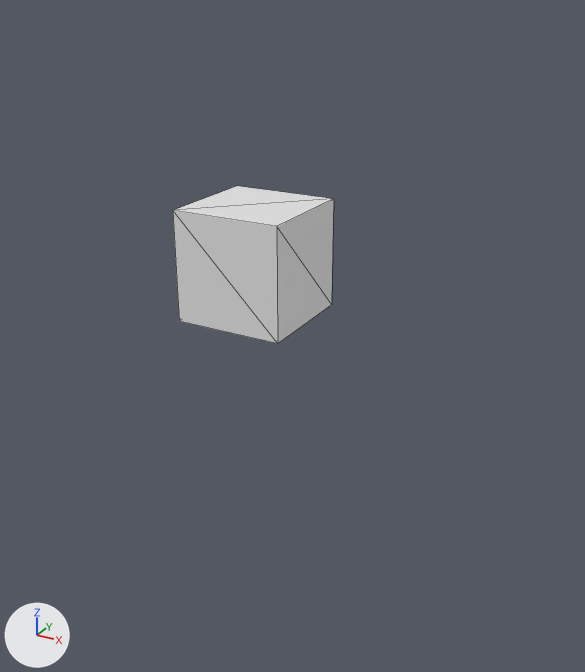
Two versions of the glTF model assets/cube.glb, one commit apart.
Rendered twice from a 50 mm lens placed at (7.12, -11.62, 4.51), pointed at (0.44, 0.53, -1.57). The lights are fixed; the arrows at lower left show +X, +Y and +Z. The first picture is the older version. Mesh edges are drawn as thin lines. Vertices at exactly the same position are counted once.

Script lines for the objects in view, before the commit:
```python
me_cube = bpy.data.meshes.new('Cube')
me_cube.from_pydata(...)  # a box spanning x -1.0..1.0, y -1.0..1.0, z -1.0..1.0
me_cube.materials.append(mat_material)  # white #e7e7e7
ob_cube = bpy.data.objects.new('Cube', me_cube)
ob_cube.location = (0.0, 0.0, 0.0)
```
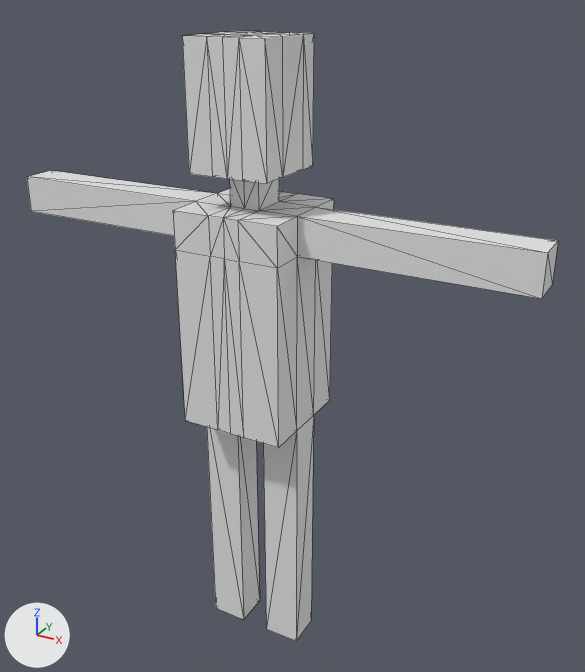
Boxes [x1, y1, x2, y2] around the edits, measured in the pictures (585 x 672 px):
'Cube', reshaped (228% wider, 284% taller): before [173, 186, 334, 344]; after [27, 31, 558, 641]

The change in detail:
me_cube is used by ob_cube; location (0.0, 0.0, 0.0).
me_cube had 8 vertices, 12 faces and spanned x -1.0..1.0, y -1.0..1.0, z -1.0..1.0.
me_cube now has 110 vertices, 216 faces and spans x -5.0..5.0, y -1.0..1.0, z -8.0..3.73.
Part 1, on me_cube:
4 vertices are removed from x -1.0..1.0, y -1.0..1.0, z -1.0.
12 faces are deleted.
30 vertices are added at x -5.0..5.0, y -1.0..1.0, z -3.0..3.73.
6 new vertices lie (0.0, -0.67, 0.0) away from vertices in x -1.0..1.0, y 1.0, z -3.0..1.0.
8 new vertices lie (-0.72, 0.0, 0.0) away from vertices in x 1.0, y -1.0..1.0, z -3.0..1.0.
8 new vertices lie (-0.28, 0.0, 0.0) away from vertices in x 0.28, y -1.0..1.0, z -3.0..1.0.
10 new vertices lie (0.0, 0.67, 0.0) away from vertices in x -1.0..1.0, y -1.0, z -3.0..1.0.
10 new vertices lie (-0.28, 0.0, 0.0) away from vertices in x 0.0, y -1.0..1.0, z -3.0..1.0.
8 new vertices lie (0.0, 0.0, -5.0) away from vertices in x -1.0..1.0, y -0.33..0.33, z -3.0.
6 new vertices lie (0.0, 0.0, 0.6) away from vertices in x -0.28..0.28, y -0.33..0.33, z 1.0.
5 new vertices lie (-0.45, 0.0, 0.0) away from vertices in x -0.28, y -0.85..0.33, z 1.6..3.73.
5 new vertices lie (0.0, 0.66, 0.0) away from vertices in x -0.73..0.73, y -0.33, z 3.73.
10 new vertices lie (0.0, 0.37, 0.0) away from vertices in x -0.73..0.73, y 0.33, z 1.6..3.73.
216 new faces join them.
